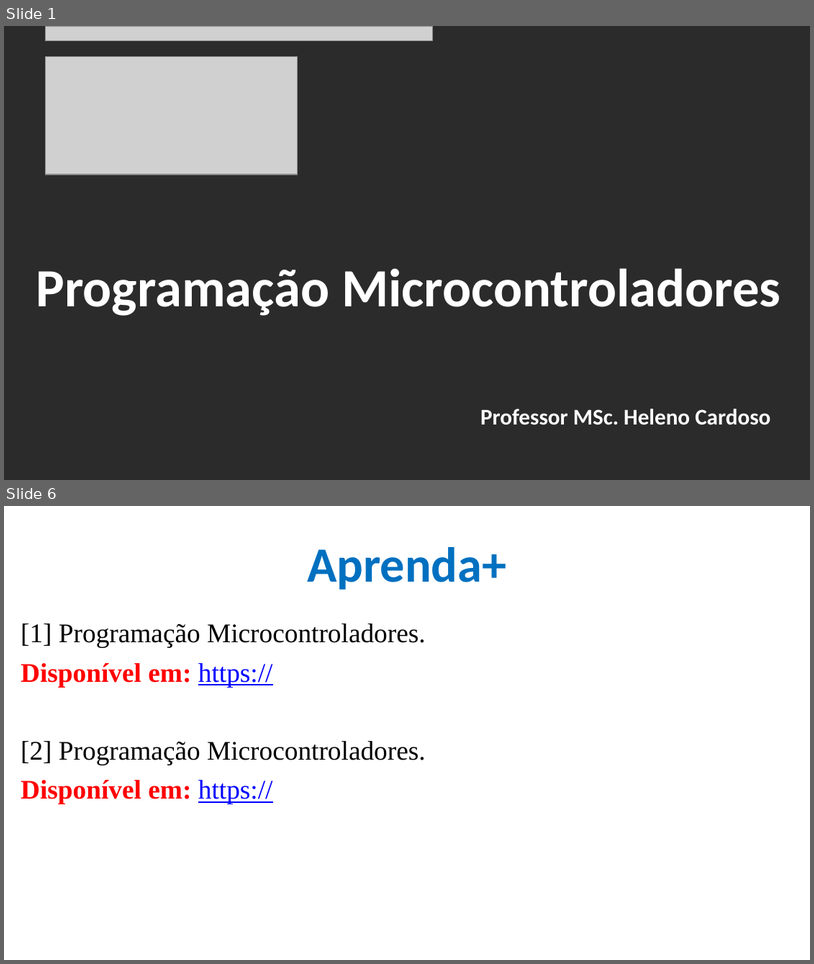
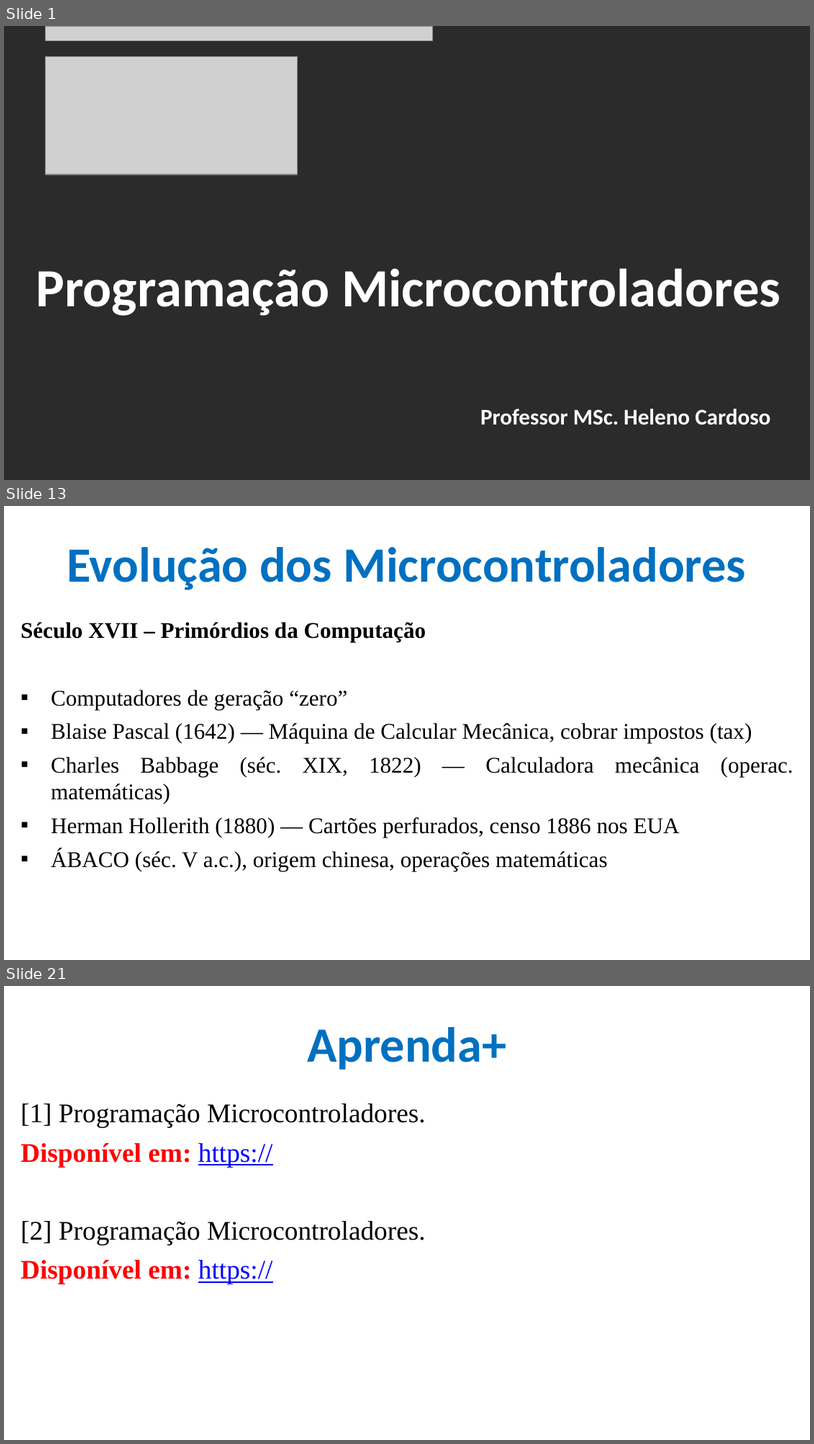
Before and after one commit to CloudEducationBrazil/WydenArea1ProgramacaoMicrocontroladores, a slide deck: 01 Classes/Aula 01 - Programação Microcontroladores.pptx. Shown one above the other, each under a label of ours: slides 1 and 6 before the commit, slides 1, 13 and 21 after it; the slides between them are not shown. The pictures are 814x964 and 814x1444 pixels, drawn with LibreOffice and Linux fonts; fonts in the diff are those of the drawing; grey boxes stand for pictures; background and template pictures are left out; a plain dark background stands for a picture behind light text. Boxes give left, top, right and bottom in pixels: in the first picture for what was removed or moved away, otherwise in the second. Text is boxed around its words. In the diff, an @@ line names an element or a change of style, - is before the commit and + after.

Commit message:
Aula 01 Microcontroladores ....

```diff
--- a/01 Classes/Aula 01 - Programação Microcontroladores.pptx
+++ b/01 Classes/Aula 01 - Programação Microcontroladores.pptx
@@ slide 13 added at bbox=[4, 506, 810, 960], background picture (left out) @@
@@ title added at bbox=[67, 547, 746, 590], 44 pt, text #0070C0, bold @@
+Evolução dos Microcontroladores
@@ text added at bbox=[21, 622, 794, 871], 20 pt, text #000000 @@
+Século XVII – Primórdios da Computação
+▪ Computadores de geração “zero”
+▪ Blaise Pascal (1642) — Máquina de Calcular Mecânica, cobrar impostos (tax)
+▪ Charles Babbage (séc. XIX, 1822) — Calculadora mecânica (operac. matemáticas)
+▪ Herman Hollerith (1880) — Cartões perfurados, censo 1886 nos EUA
+▪ ÁBACO (séc. V a.c.), origem chinesa, operações matemáticas
@@ what was slide 6 is now slide 21 @@
```
Also in this commit, not shown: 5 slides changed, 14 other slides added.
